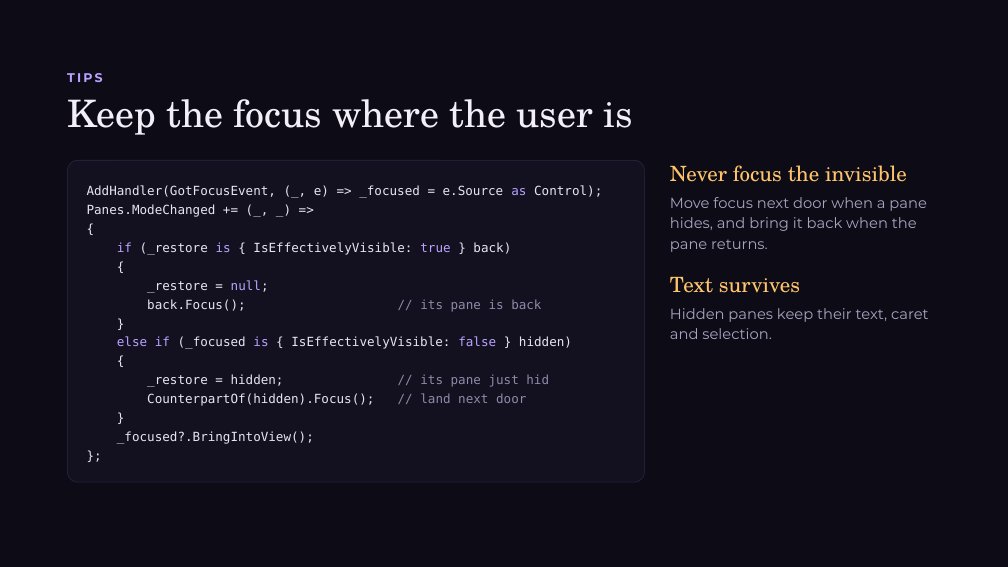
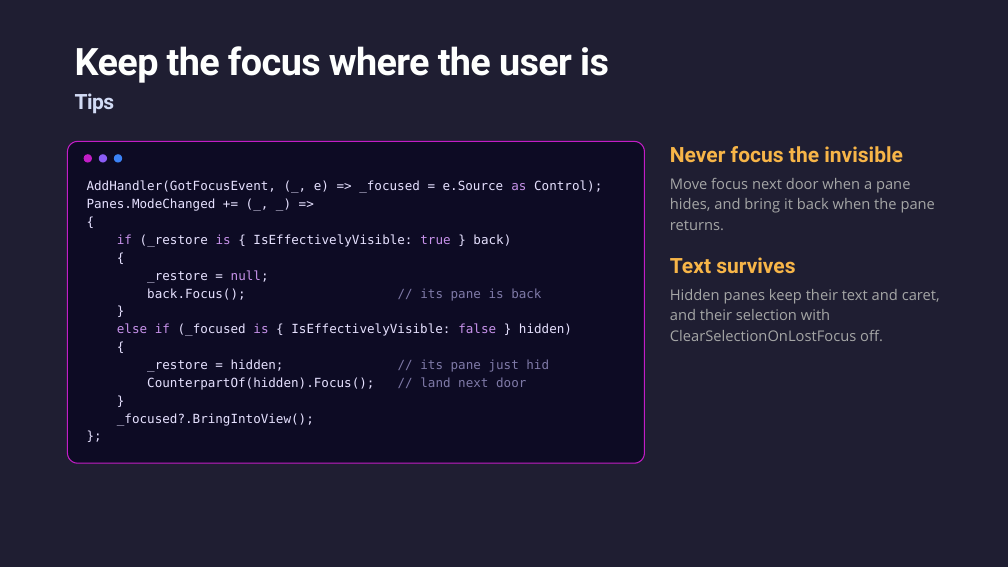
Before and after one commit to jsuarezruiz/dotnetconf2026-avalonia-foldables, a slide deck: slide 27 of Unfold Your UI Foldable Apps with .NET and Avalonia.pptx (slide 26 before the commit). Drawn at 1008x567 pixels with LibreOffice and Linux fonts; fonts in the diff are those of the drawing. Boxes give left, top, right and bottom in pixels: in the first picture for what was removed or moved away, otherwise in the second. Text is boxed around its words. In the diff, an @@ line names an element or a change of style, - is before the commit and + after.

```diff
--- a/Unfold Your UI Foldable Apps with .NET and Avalonia.pptx
+++ b/Unfold Your UI Foldable Apps with .NET and Avalonia.pptx
@@ background #0C0B16 to #1F1E32 @@
@@ title "Keep the focus where the ...": place and size @@
-title "Keep the focus where the ..." at (67, 99, 633, 135)
+title "Keep the focus where the ..." at (75, 46, 609, 83)
@@ title "Keep the focus where the ..." at (75, 46, 609, 83): font TeX Gyre Schola to Roboto, text colour #F2EFF9 to #FEFFFE, letter spacing 0 to -0.6 pt, bold on; line spacing 39.6pt to 34pt @@
@@ text at (75, 93, 114, 114): text changed; size 12 to 20 pt; font Montserrat to Roboto; text colour #B9A2FF to gradient #D2DBF5 to #8A95B6 @@
-TIPS
+Tips
@@ rounded rectangle "AddHandler(GotFocusEvent, (_, e) => _focused ..." at (67, 141, 644, 464): text colour #E7E3F3 to #E6E1FF in "AddHandler(GotFocusEvent, (_, e) => _focused = e.Source ...", "Panes.ModeChanged += (_, _) =>", "{", "(_restore { IsEffectivelyVisible: } back)" and 11 more places; text colour #B9A2FF to #C792EA in "as", "if is true", "null;", "else if is false"; text colour #8F89A8 to #7F7AA8 in "// its pane is back", "// its pane just hid", "// land next door"; line spacing 18pt to 17pt; fill #13111F to #0D0B24; outline #2B2745 0.5 pt to #512BD4 1 pt @@
@@ text "Never focus the invisible" at (670, 146, 903, 162): font TeX Gyre Schola to Roboto, text colour #FFC46B to #F7B548, bold on @@
@@ ellipse added at (84, 154, 92, 163), fill #C21DC6 @@
@@ ellipse added at (99, 154, 107, 163), fill #8B5CF6 @@
@@ ellipse added at (114, 154, 123, 163), fill #3B82F6 @@
@@ 3 texts, 1 rounded rectangle: place and size @@
-3 texts, 1 rounded rectangle at (67, 160, 926, 482)
+3 texts, 1 rounded rectangle at (67, 141, 935, 464)
@@ text "Move focus next door when ..." at (670, 178, 935, 230): font Montserrat to Open Sans, text colour #A9A3C0 to #A5A6A6 @@
@@ text "Text survives" at (670, 257, 795, 273): font TeX Gyre Schola to Roboto, text colour #FFC46B to #F7B548, bold on @@
@@ text at (670, 289, 940, 341): text changed; font Montserrat to Open Sans; text colour #A9A3C0 to #A5A6A6 @@
-Hidden panes keep their text, caret and selection.
+Hidden panes keep their text and caret, and their selection with ClearSelectionOnLostFocus off.
```
Also in this commit, not shown: 26 other slides changed, 2 slides added, 1 slide removed, 1 other file.
